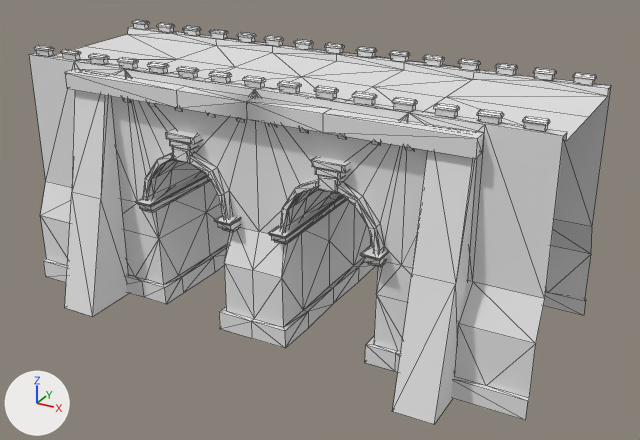
What one commit did to the FBX model Programacion/Assets/Models/Castle Walls.fbx.
Both versions are drawn from a 50 mm camera at (77.6, -12.3, 31.6) aimed at (49.5, 38.9, 6.0). Every picture has the same lights, and +X, +Y and +Z are marked at lower left. The picture after the commit comes second. Mesh edges are drawn as thin lines.

Objects in the first picture: 'prim65.000'.
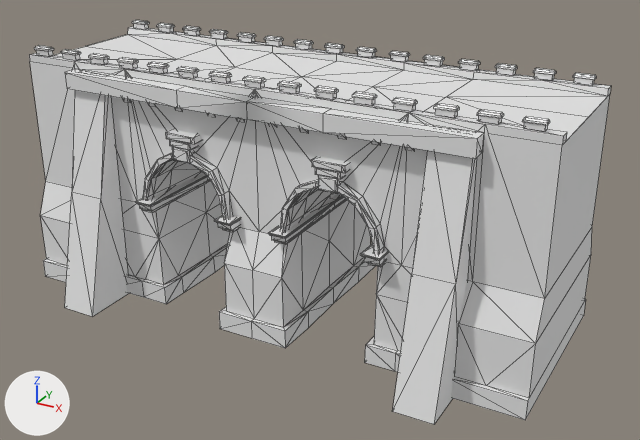
The change, as JSON lines over the scene's bpy script:
```json
{"block": "me_prim65_mesh_000", "where": "# used by ob_prim65_000; location = (40.36, 0.05, 0.04)"}
{"op": "remove", "block": "me_prim65_mesh_000", "code": "me_prim65_mesh_000.from_pydata(...)  # 1807 vertices, 2476 faces; spans x -11.9..26.9, y 29.1..49.0, z -0.9..17.3"}
{"op": "add", "block": "me_prim65_mesh_000", "code": "me_prim65_mesh_000.from_pydata(...)  # 1815 vertices, 2492 faces; spans x -11.9..26.9, y 29.1..49.0, z -0.9..17.3"}
{"block": "me_prim65_mesh_000", "change": "me_prim65_mesh_000 part 1"}
{"block": "me_prim65_mesh_000", "change": "8 faces are deleted"}
{"block": "me_prim65_mesh_000", "change": "8 vertices are added at x -11.9..26.9, y 33.3..45.0, z 16.1..16.2"}
{"block": "me_prim65_mesh_000", "change": "24 new faces join them, mat_wall (white #e7e7e7)"}
```

Where the change shows, as pixel boxes [x1, y1, x2, y2] in the pictures (640 x 440 px):
```json
{"part": 1, "of": "me_prim65_mesh_000", "change": "built on", "before": [29, 55, 611, 299], "after": [29, 55, 611, 418]}
```
